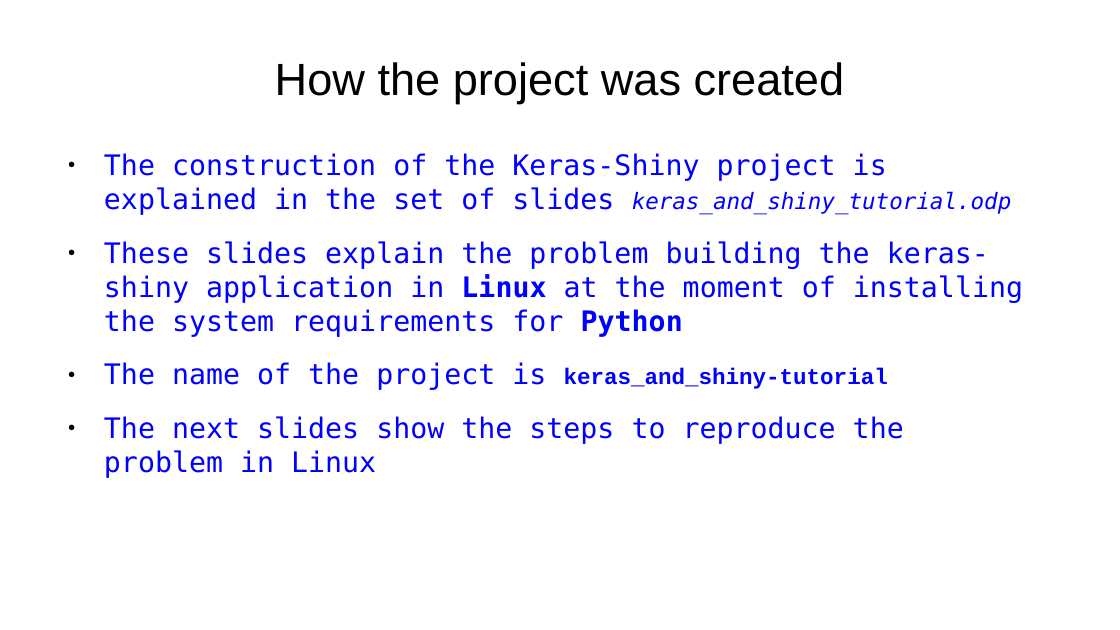
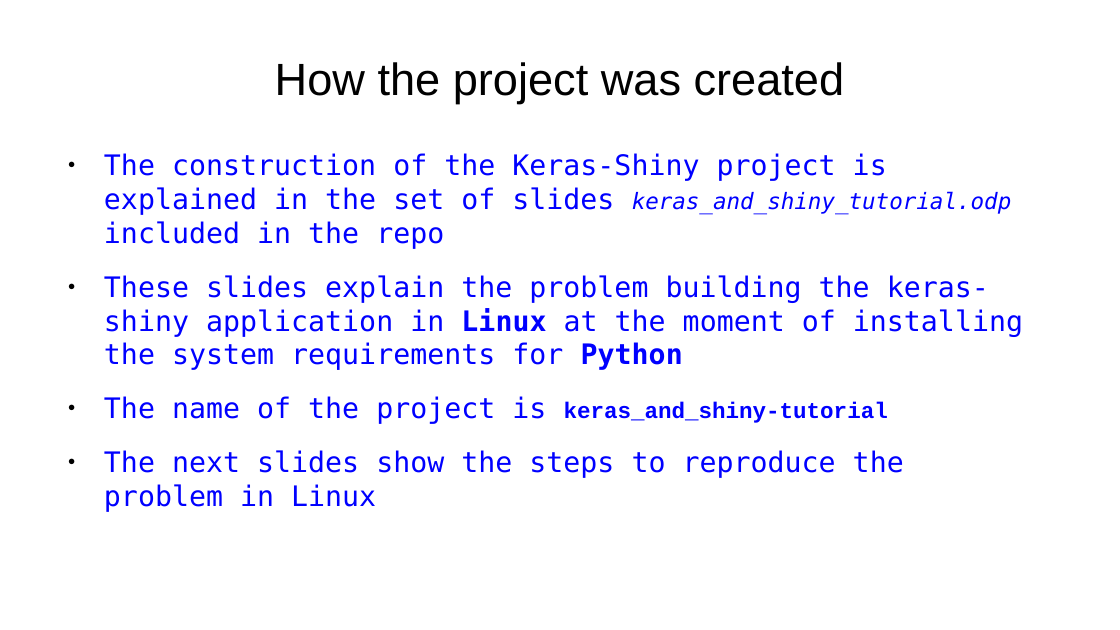
Before and after one commit to f0nzie/keras_and_shiny-tutorial, a slide deck: slide 3 of keras_shiny-rsuite_sysreqs_python_linux.odp. Drawn at 1120x630 pixels with LibreOffice and Linux fonts; fonts in the diff are those of the drawing. Boxes give left, top, right and bottom in pixels: in the first picture for what was removed or moved away, otherwise in the second. Text is boxed around its words. In the diff, an @@ line names an element or a change of style, - is before the commit and + after.

```diff
--- a/keras_shiny-rsuite_sysreqs_python_linux.odp
+++ b/keras_shiny-rsuite_sysreqs_python_linux.odp
@@ text at [104,153,1012,249]: text changed @@
-● The construction of the Keras-Shiny project is explained in the set of slides keras_and_shiny_tutorial.odp
+● The construction of the Keras-Shiny project is explained in the set of slides keras_and_shiny_tutorial.odp included in the repo
```
Also in this commit, not shown: 5 other slides changed.
